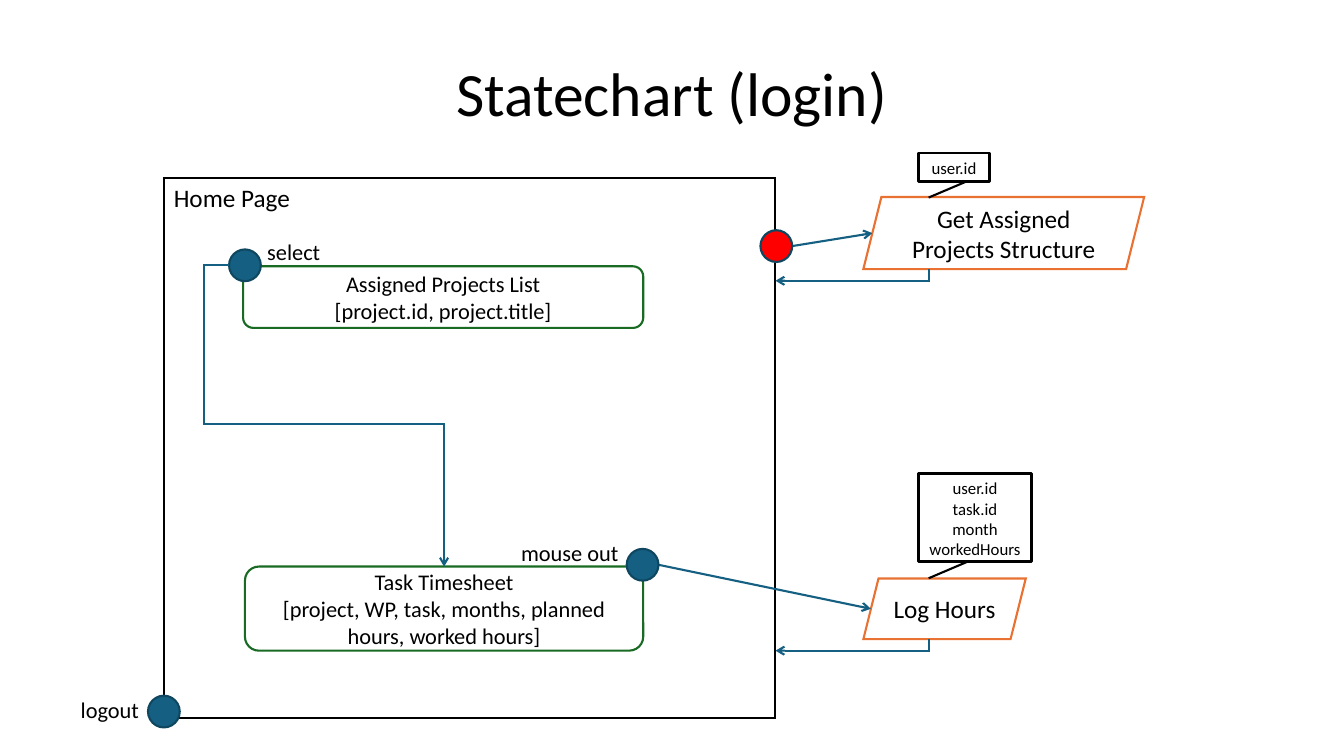
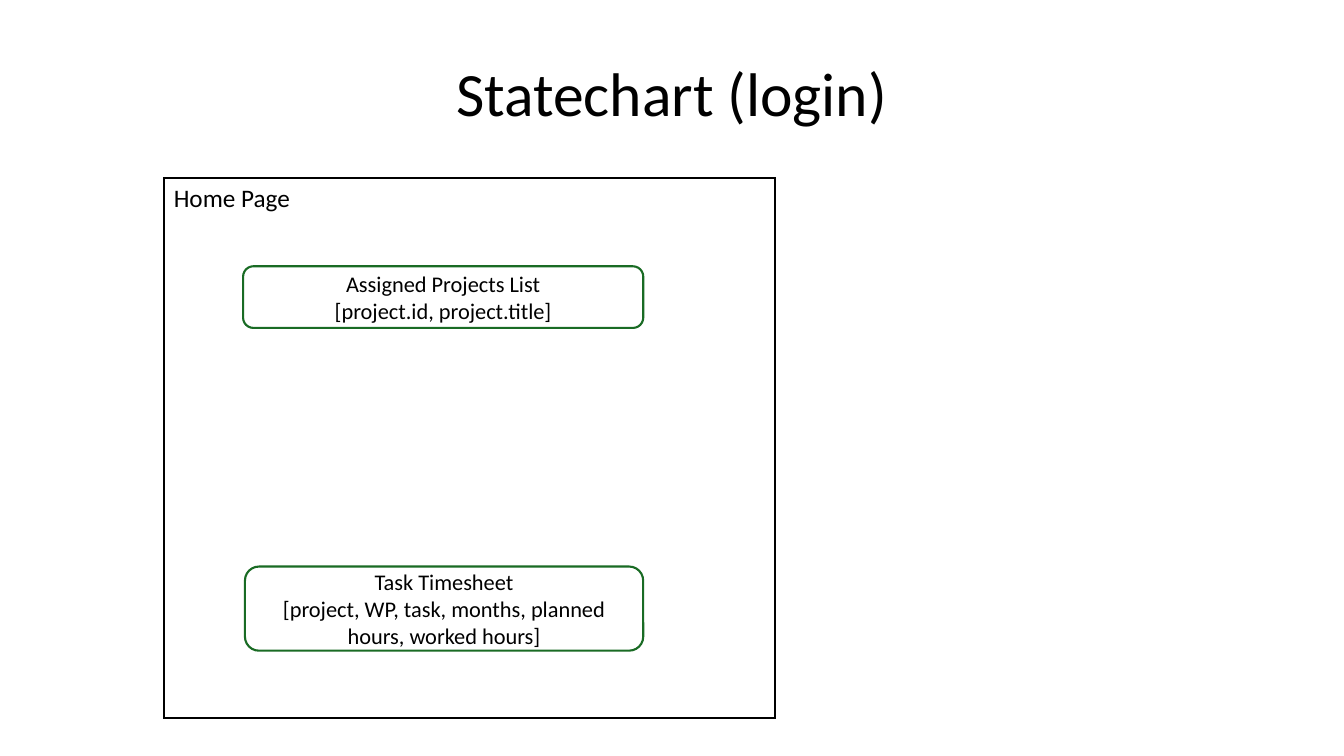
Before and after one commit to gilbertobrambilla/tiw-2026-html, a slide deck: slide 34 of docs/TIW_documentazione.pptx. Drawn at 1344x756 pixels with LibreOffice and Linux fonts; fonts in the diff are those of the drawing. Boxes give left, top, right and bottom in pixels: in the first picture for what was removed or moved away, otherwise in the second. Text is boxed around its words. In the diff, an @@ line names an element or a change of style, - is before the commit and + after.

```diff
--- a/docs/TIW_documentazione.pptx
+++ b/docs/TIW_documentazione.pptx
@@ rectangle removed at <box>919,153,990,181</box> @@
-user.id
@@ parallelogram removed at <box>864,198,1145,270</box> @@
-Get Assigned Projects Structure
@@ line removed from (969, 180) to (929, 198) @@
@@ ellipse removed at <box>760,230,791,261</box> @@
@@ arrow removed from (792, 246) to (872, 233) @@
@@ elbow arrow removed from (229, 265) to (445, 567) @@
@@ ellipse removed at <box>229,249,260,280</box> @@
@@ text removed at <box>267,244,320,266</box> @@
-select
@@ elbow arrow removed from (930, 269) to (775, 281) @@
@@ rectangle removed at <box>919,473,1032,562</box> @@
-user.id
-task.id
-month
-workedHours
@@ text removed at <box>521,547,618,567</box> @@
-mouse out
@@ ellipse removed at <box>627,549,658,581</box> @@
@@ arrow removed from (658, 565) to (871, 609) @@
@@ line removed from (969, 562) to (929, 579) @@
@@ parallelogram removed at <box>864,579,1026,639</box> @@
-Log Hours
@@ elbow arrow removed from (930, 639) to (775, 651) @@
@@ text removed at <box>81,702,139,722</box> @@
-logout
@@ ellipse removed at <box>148,696,179,727</box> @@
```
Also in this commit, not shown: 18 other slides changed, 4 slides added, 2 slides removed.
